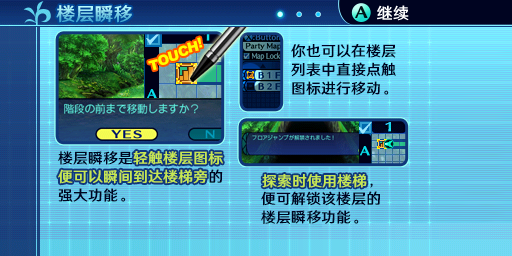
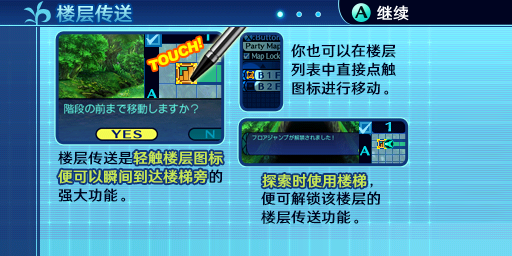
Revision of a layered (512, 256) image; what changed, layer by layer:
renamed "楼层瞬移" to "楼层传送", painted on it over [94, 4, 132, 23]
renamed "瞬移" to "传送", painted on it over [291, 210, 321, 224]
renamed "瞬移" to "传送", painted on it over [88, 151, 118, 165]
